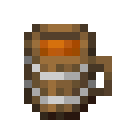
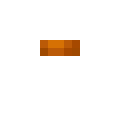
Layer changes from the first 128 x 128 image to the second:
painted on "Liquid" over box(40, 40, 72, 56)
removed layer "Tankard" over box(24, 24, 112, 120)
